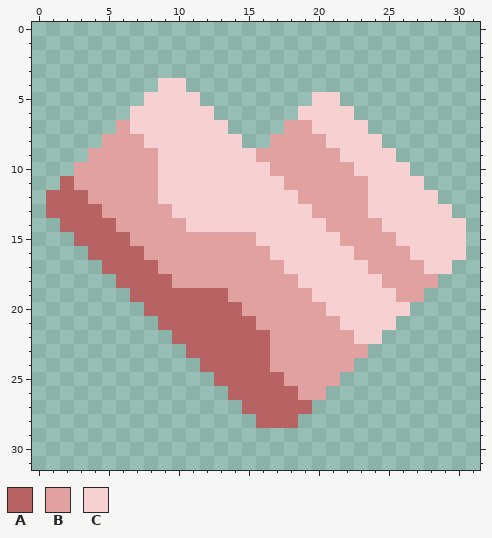
Edited in one commit: pixel-art sprite (sprites/items/quantum.png). That is the earlier state.
The file is 32x32 pixels.
Palette (. is transparent): A #b86363  B #e1a1a1  C #f7d0d2
Pixels before, first column x 1:
 4 ........CC....................
 5 .......CCCC........CC.........
 6 ......CCCCCC......CCCC........
 7 .....BCCCCCCC....BBCCCC.......
 8 ....BBBCCCCCCC..BBBBCCCC......
 9 ...BBBBBCCCCCCCBBBBBBCCCC.....
10 ..BBBBBBCCCCCCCCBBBBBBCCCC....
11 .ABBBBBBCCCCCCCCCBBBBBBCCCC...
12 AAABBBBBCCCCCCCCCCBBBBBCCCCC..
13 AAAABBBBBCCCCCCCCCCBBBBCCCCCC.
14 .AAAABBBBBCCCCCCCCCCBBBBCCCCCC
15 ..AAAABBBBBBBBBCCCCCCBBBBCCCCC
16 ...AAAABBBBBBBBBCCCCCCBBBBCCCC
17 ....AAAABBBBBBBBBCCCCCCBBBBCC.
18 .....AAAABBBBBBBBBCCCCCCBBBB..
19 ......AAAAAAABBBBBBCCCCCCBB...
20 .......AAAAAAABBBBBBCCCCCC....
21 ........AAAAAAABBBBBBCCCC.....
22 .........AAAAAAABBBBBBCC......
23 ..........AAAAAABBBBBBB.......
24 ...........AAAAABBBBBB........
25 ............AAAAABBBB.........
26 .............AAAAABB..........
27 ..............AAAAA...........
28 ...............AAA............
After the commit:
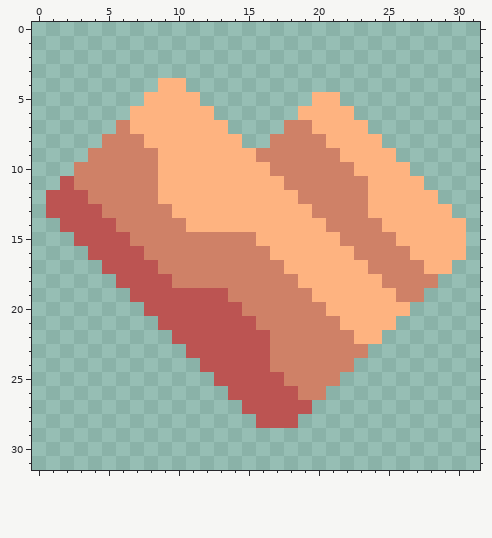
The edit:
Colour A changes from #b86363 to #bc5452.
Colour B changes from #e1a1a1 to #cf8167.
Colour C changes from #f7d0d2 to #feb380.
